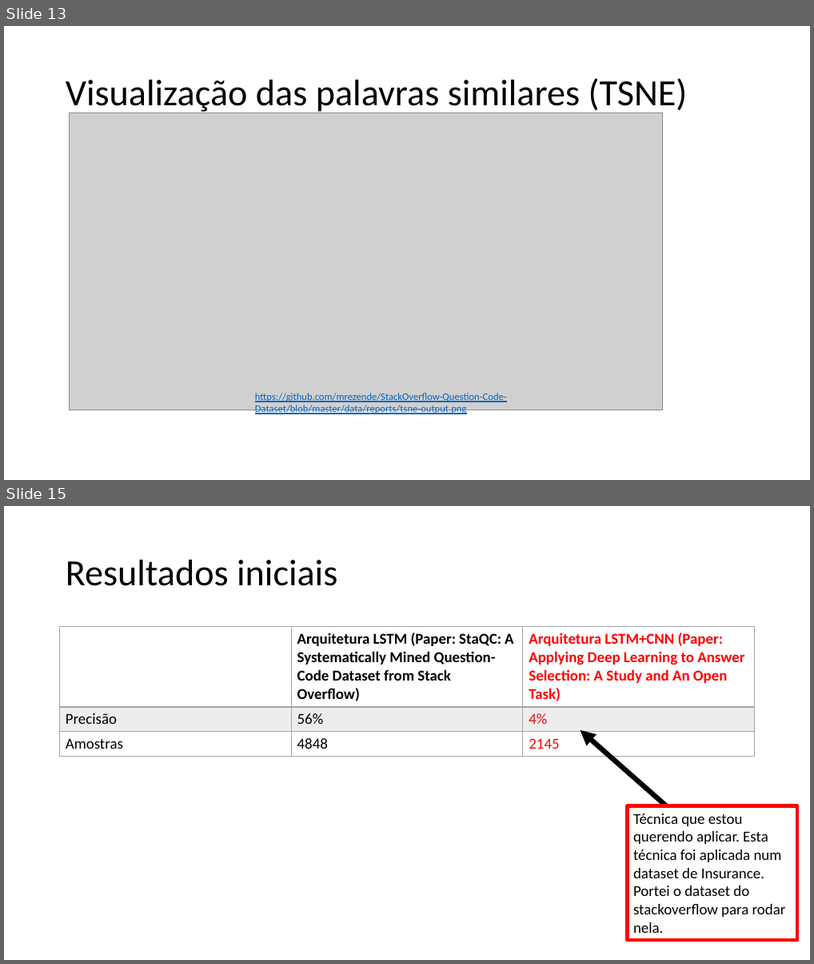
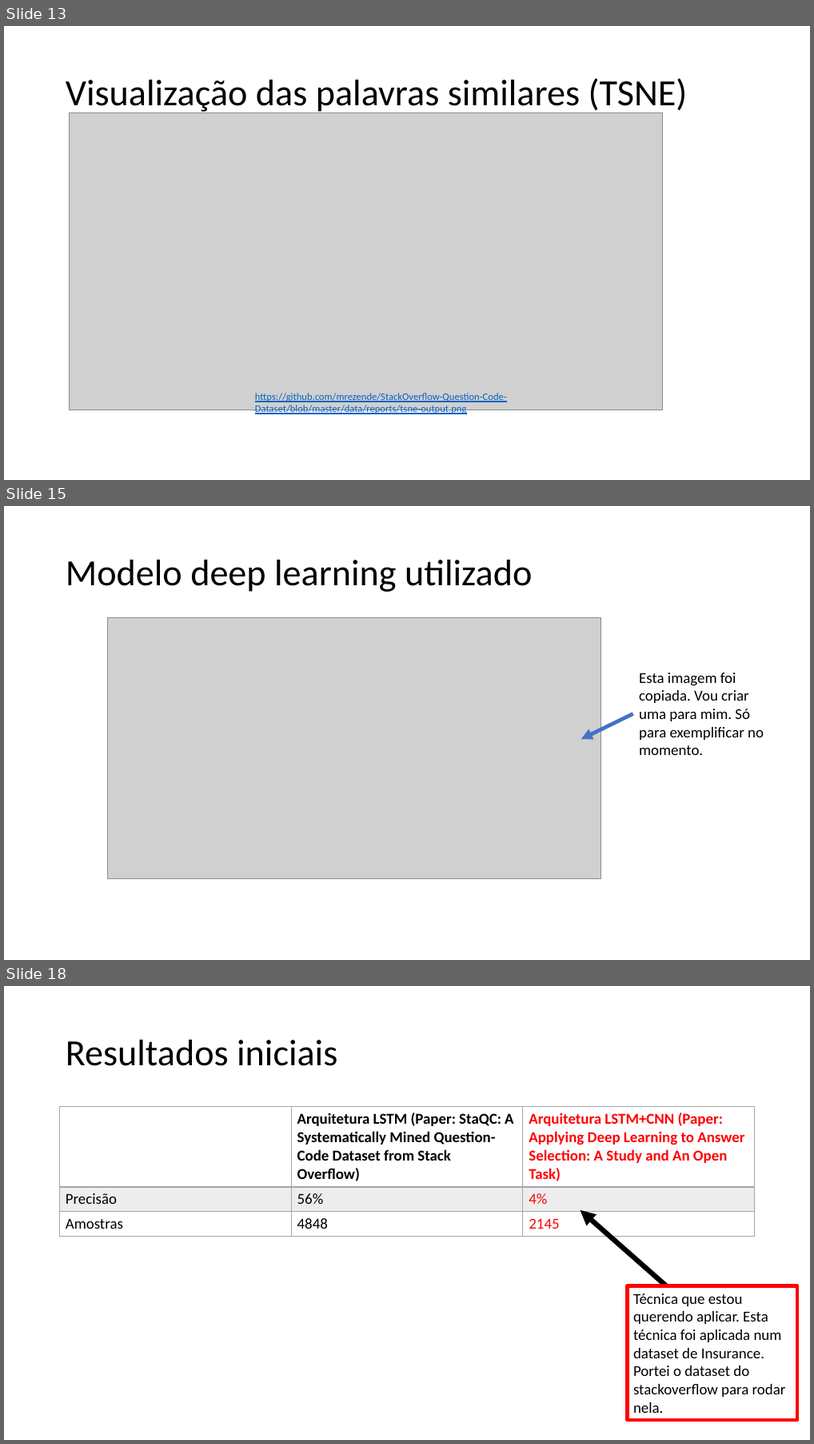
Before and after one commit to mrezende/Question-Answer-Selection, a slide deck: draft/presentation_draft.pptx. Shown one above the other, each under a label of ours: slides 13 and 15 before the commit, slides 13, 15 and 18 after it; the slides between them are not shown. The pictures are 814x964 and 814x1444 pixels, drawn with LibreOffice and Linux fonts; fonts in the diff are those of the drawing; grey boxes stand for pictures. Boxes give left, top, right and bottom in pixels: in the first picture for what was removed or moved away, otherwise in the second. Text is boxed around its words. In the diff, an @@ line names an element or a change of style, - is before the commit and + after.

```diff
--- a/draft/presentation_draft.pptx
+++ b/draft/presentation_draft.pptx
@@ slide 15 added at (4, 506, 810, 960), background #FFFFFF @@
@@ title added at (66, 560, 532, 592), 44 pt, text #000000 @@
+Modelo deep learning utilizado
@@ picture added at (107, 618, 602, 879) @@
@@ text added at (639, 672, 764, 755), 18 pt, text #000000 @@
+Esta imagem foi copiada. Vou criar uma para mim. Só para exemplificar no momento.
@@ arrow added from (634, 713) to (582, 739), #4472C4 4.5 pt @@
@@ what was slide 15 is now slide 18 @@
```
Also in this commit, not shown: 1 slide changed, 2 other slides added, 3 other files.
